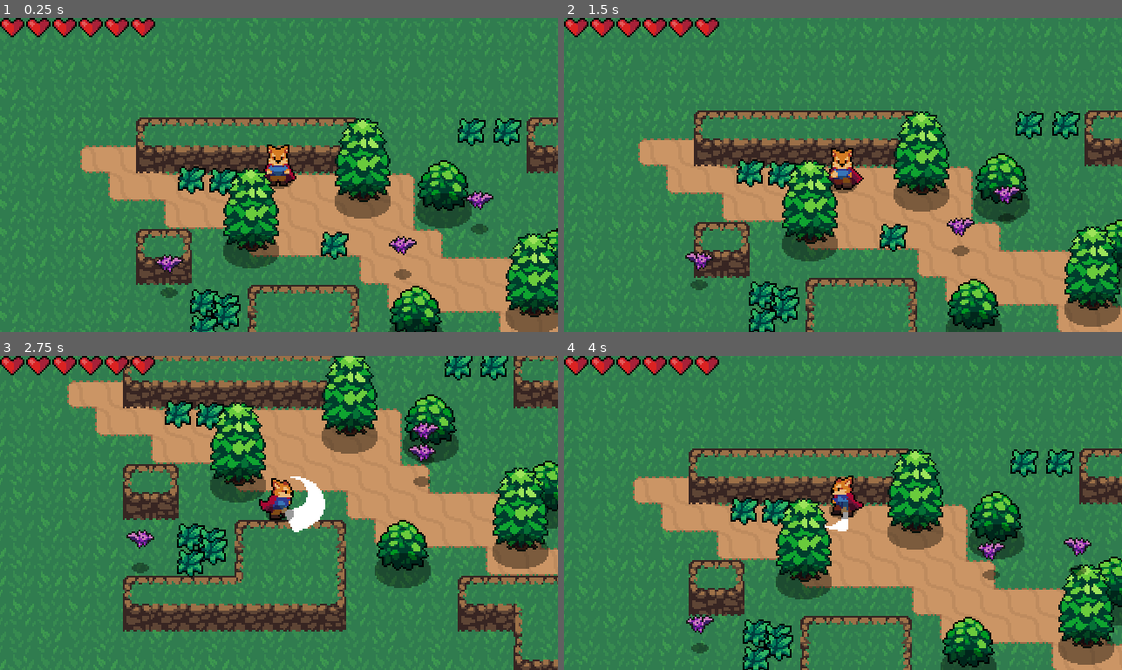
Above: before the commit, frames 1-4 (two rows, left to right).
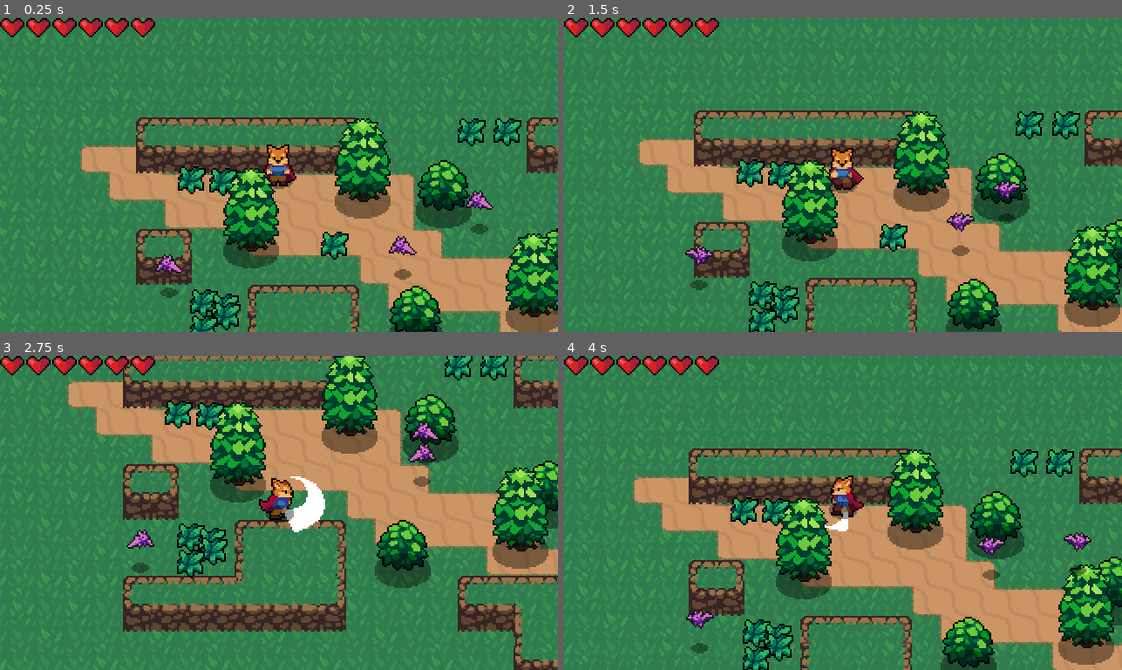
Above: after the commit, the same moments.

Repository: sunsLorenzo/godot_learn
Game: Godot game, scene res://World/world.tscn
Two runs of this game, one before a commit and one after it. Both use one fixed random seed, a clock stepped at 60 frames per second and the inputs below.
Inputs:
- Up to frame 1 (0.25 s): no input
- Up to frame 2 (1.5 s): hold Right (ui_right) 0.53-1.28 s; hold J (attack) 0.53-1.28 s; hold Down (ui_down) from 1.28 s (still down); tap K (roll) at 1.35 s
- Up to frame 3 (2.75 s): release Down (ui_down) at 2.03 s; hold Right (ui_right) from 2.03 s (still down); hold J (attack) from 2.03 s (still down)
- Up to frame 4 (4 s): release Right (ui_right) at 2.78 s; release J (attack) at 2.78 s; hold Up (ui_up) 2.78-3.53 s; tap K (roll) at 2.85 s; hold Left (ui_left) from 3.53 s (still down); hold J (attack) from 3.53 s (still down)

The runs differ from the first frame. In frame 1, 0.4% of the frame differs, in the area x 27-89%, y 55-82%; in frame 2, 0.7%; in frame 3, 0.3%; in frame 4, 0.7%, in the area x 21-95%, y 56-89%.

Commit message:
finish- cameraLimit

Diff:
--- a/RPG/Enemies/Bat.gd
+++ b/RPG/Enemies/Bat.gd
@@ -18,6 +18,7 @@
 onready var  stats = $Stats
 onready var playerDetectionZone = $PlayerDetectionZone
 onready var hurtbox = $Hurtbox
+onready var hitbox = $Hitbox
 onready var softCollision = $SoftCollision
 onready var wanderController = $WanderController
 
--- a/RPG/Enemies/Bat.tscn
+++ b/RPG/Enemies/Bat.tscn
@@ -58,6 +58,7 @@
 [node name="AnimatedBatSprite" type="AnimatedSprite" parent="."]
 frames = SubResource( 6 )
 animation = "Fly"
+frame = 3
 playing = true
 offset = Vector2( 0, -12 )
 
@@ -96,6 +97,7 @@
 shape = SubResource( 9 )
 
 [node name="SoftCollision" parent="." instance=ExtResource( 8 )]
+visible = false
 collision_layer = 32
 collision_mask = 32
 
--- a/RPG/Hit_Hurt_boxs/Hitbox.gd
+++ b/RPG/Hit_Hurt_boxs/Hitbox.gd
@@ -2,3 +2,9 @@
 
 
 export var damage = 1
+onready var collision = $CollisionShape2D
+
+func disable_hit():
+	collision.set_deferred("disabled", true)
+func enable_hit():
+	collision.set_deferred("disabled", false)
--- a/RPG/Hit_Hurt_boxs/Hurtbox.gd
+++ b/RPG/Hit_Hurt_boxs/Hurtbox.gd
@@ -2,6 +2,8 @@
 
 const HitEffct = preload("res://Effects/HitEffect.tscn")
 onready var timer = $Timer
+onready var collisionShape = $CollisionShape2D
+
 var invincible = false setget set_invincible
 
 signal invincibility_started
@@ -26,13 +28,3 @@
 
 func _on_Timer_timeout():
 	self.invincible = false
-
-
-func _on_Hurtbox_invincibility_started():
-#	monitorable = false
-	set_deferred("monitorable", false)
-
-
-func _on_Hurtbox_invincibility_ended():
-	monitorable = true
-#	set_deferred("moniterable", true)
--- a/RPG/Player/player.gd
+++ b/RPG/Player/player.gd
@@ -86,7 +86,11 @@
 
 
 func _on_Hurtbox_area_entered(area):
-	hurtbox.start_invincibility(0.6)
+#	if typeof(area) ==0:
+#		area = area[0]
+#	hurtbox.collisionShape.set_deferred("disabled", true)
+	print (typeof(area))
+	hurtbox.start_invincibility(1)
 	hurtbox.create_hit_effect()
 	var playerHurtAudio = PlayerHurtAudio.instance()
 	get_tree().current_scene.add_child(playerHurtAudio)
@@ -96,8 +100,10 @@
 
 
 func _on_Hurtbox_invincibility_started():
+	hurtbox.collisionShape.set_deferred("disabled", true)
 	blinkAnimationPlayer.play("Start")
 
 
 func _on_Hurtbox_invincibility_ended():
+	hurtbox.collisionShape.disabled = false
 	blinkAnimationPlayer.play("End")
--- a/RPG/Player/player.tscn
+++ b/RPG/Player/player.tscn
@@ -757,7 +757,7 @@
 position = Vector2( 0, -9.12436 )
 texture = ExtResource( 2 )
 hframes = 60
-frame = 40
+frame = 36
 
 [node name="ShadowSprite" type="Sprite" parent="."]
 texture = ExtResource( 6 )
@@ -796,7 +796,7 @@
 
 [node name="HitboxPivot" type="Position2D" parent="."]
 position = Vector2( 0, -4 )
-rotation = 4.71239
+rotation = 1.5708
 
 [node name="SwordHitbox" parent="HitboxPivot" instance=ExtResource( 3 )]
 position = Vector2( 0.0897484, 0.717958 )
--- /dev/null
+++ b/RPG/World/Camera2D.gd
@@ -0,0 +1,12 @@
+extends Camera2D
+
+onready var topLeft = $limits/topLeft
+onready var bottumRight = $limits/bottumRight
+
+
+func _ready():
+	limit_top = topLeft.position.y
+	limit_left = topLeft.position.x
+
+	limit_bottom = bottumRight.position.y
+	limit_right = bottumRight.position.x
--- /dev/null
+++ b/RPG/World/Camera2D.tscn
@@ -0,0 +1,21 @@
+[gd_scene load_steps=2 format=2]
+
+[ext_resource path="res://World/Camera2D.gd" type="Script" id=1]
+
+[node name="Camera2D" type="Camera2D"]
+position = Vector2( 160, 90 )
+current = true
+limit_left = -2147483647
+limit_top = -100000000
+limit_right = 2147483647
+limit_bottom = 2147483647
+smoothing_enabled = true
+script = ExtResource( 1 )
+
+[node name="limits" type="Node" parent="."]
+
+[node name="bottumRight" type="Position2D" parent="limits"]
+position = Vector2( 320.985, 181.151 )
+
+[node name="topLeft" type="Position2D" parent="limits"]
+position = Vector2( 0.375763, -1.37206 )
--- a/RPG/World/world.tscn
+++ b/RPG/World/world.tscn
@@ -9,6 +9,7 @@
 [ext_resource path="res://Enemies/Bat.tscn" type="PackedScene" id=7]
 [ext_resource path="res://UI/HealthUI.tscn" type="PackedScene" id=8]
 [ext_resource path="res://World/Tree.tscn" type="PackedScene" id=9]
+[ext_resource path="res://World/Camera2D.tscn" type="PackedScene" id=10]
 
 [sub_resource type="TileSet" id=1]
 0/name = "DirtTileset.png 0"
@@ -535,10 +536,14 @@
 region_enabled = true
 region_rect = Rect2( 0, 0, 112, 64 )
 
-[node name="Camera2D" type="Camera2D" parent="."]
+[node name="Camera2D" parent="." instance=ExtResource( 10 )]
 position = Vector2( 82.1589, 25.1754 )
-current = true
-smoothing_enabled = true
+
+[node name="bottumRight" parent="Camera2D/limits" index="0"]
+position = Vector2( 492, 297 )
+
+[node name="topLeft" parent="Camera2D/limits" index="1"]
+position = Vector2( -163, -98 )
 
 [node name="ysort" type="YSort" parent="."]
 
@@ -611,3 +616,9 @@
 [node name="CanvasLayer" type="CanvasLayer" parent="."]
 
 [node name="HealthUI" parent="CanvasLayer" instance=ExtResource( 8 )]
+margin_left = 0.375763
+margin_top = 0.334299
+margin_right = 60.3758
+margin_bottom = 14.3343
+
+[editable path="Camera2D"]
Not shown: 1 places in RPG/Enemies/Bat.tscn that only renumber resources
Not shown: 1 places in RPG/World/world.tscn that only renumber resources
